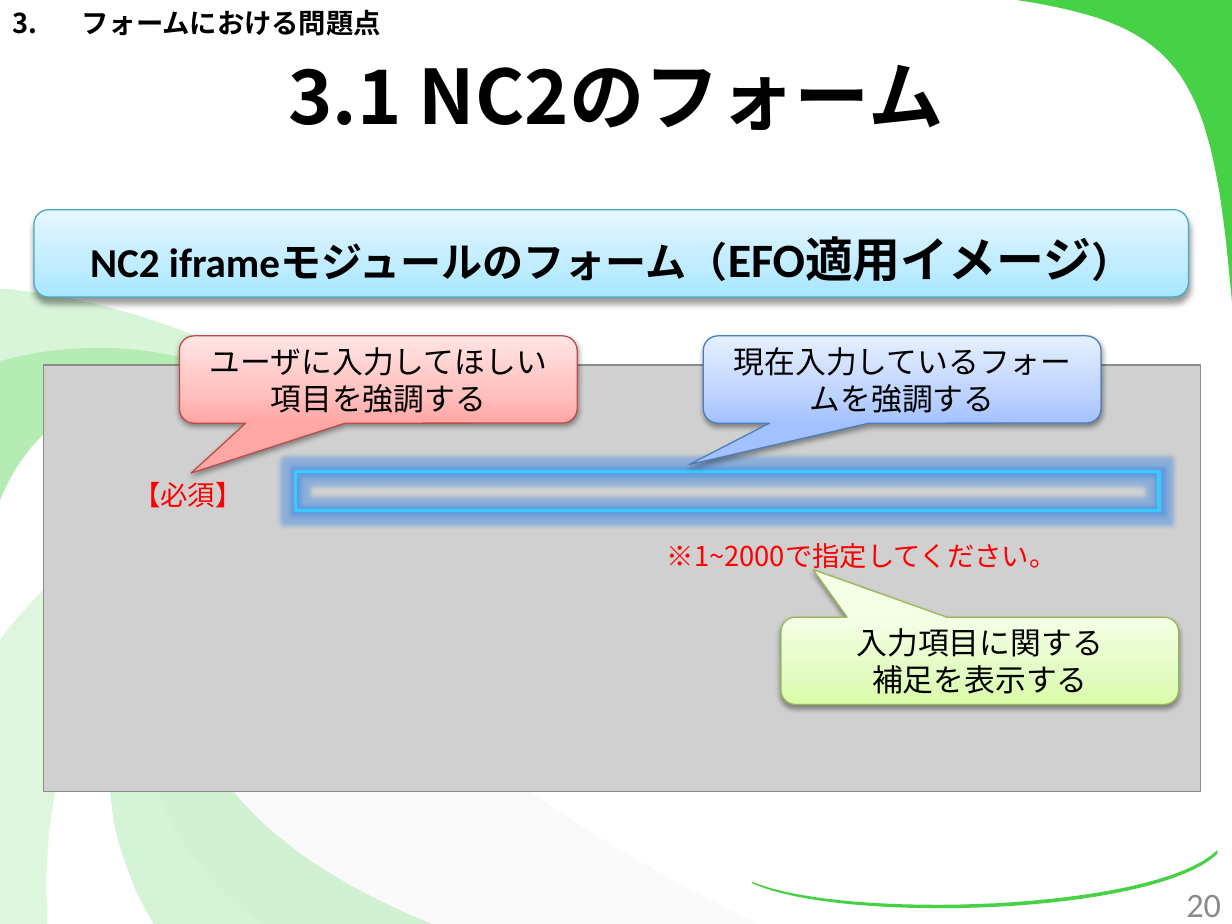
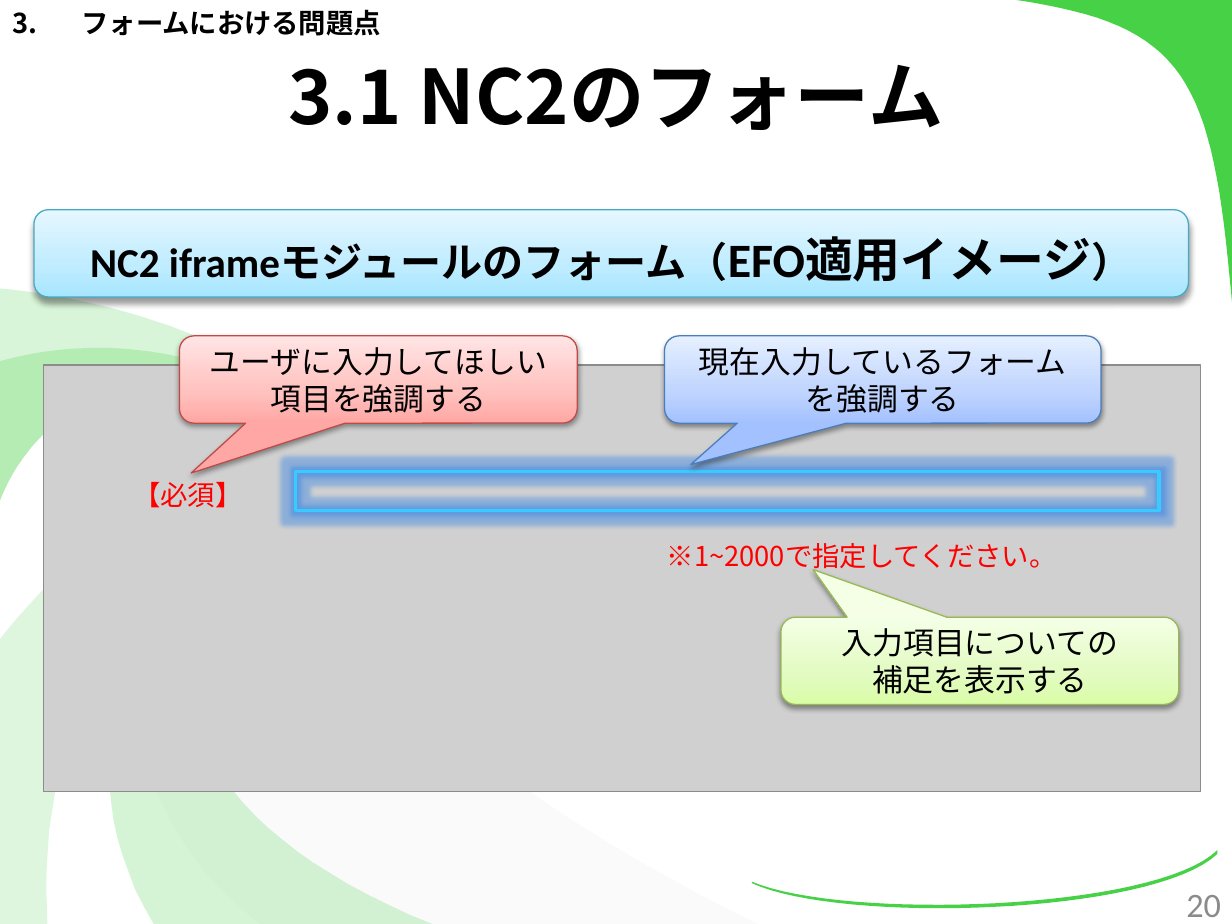
Before and after one commit to kotaro0717/Report-Management, a slide deck: slide 20 of PowerPoint/report_hokada.pptx. Drawn at 1232x924 pixels with LibreOffice and Linux fonts; fonts in the diff are those of the drawing; grey boxes stand for pictures. Boxes give left, top, right and bottom in pixels: in the first picture for what was removed or moved away, otherwise in the second. Text is boxed around its words. In the diff, an @@ line names an element or a change of style, - is before the commit and + after.

```diff
--- a/PowerPoint/report_hokada.pptx
+++ b/PowerPoint/report_hokada.pptx
@@ rounded speech box "現在入力しているフォーム": place and size @@
-rounded speech box "現在入力しているフォーム" at (703, 336, 1101, 424)
+rounded speech box "現在入力しているフォーム" at (664, 336, 1100, 424)
@@ rounded speech box "現在入力しているフォーム" at (664, 336, 1100, 424): proportions changed @@
@@ text in rounded speech box at (699, 347, 1067, 413): text changed @@
-現在入力しているフォームを強調する
+現在入力しているフォーム
+を強調する
@@ text in rounded speech box at (842, 628, 1118, 657): text changed @@
-入力項目に関する
+入力項目についての
```
Also in this commit, not shown: 8 other slides changed, 2 slides added.
